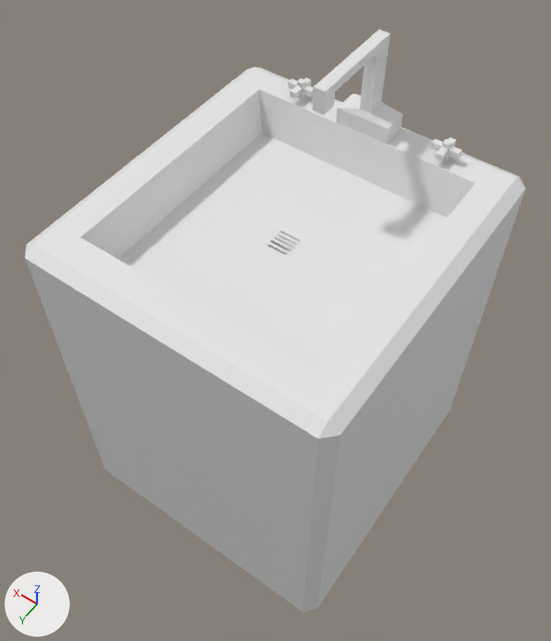
The Blender file Assets/Blender Files/kitchen_sink.blend: old version first, new version second.
The view is the same before and after, from a camera (50 mm lens) standing at (-2.53, 3.66, 7.83) and looking at (0.03, 0.07, 2.19). Lighting does not change. The marker at lower left points along +X, +Y and +Z.

Before the edit, the objects in view are built like this:
```python
me_cube_001 = bpy.data.meshes.new('Cube.001')
me_cube_001.from_pydata(...)  # 188 vertices, 170 faces; spans x -1.0..1.0, y -1.0..1.0, z -1.0..3.44
ob_cube = bpy.data.objects.new('Cube', me_cube_001)
ob_cube.location = (0.0, 0.0, 1.0)
ob_cube.scale = (1.45, 1.53, 1.0)
```
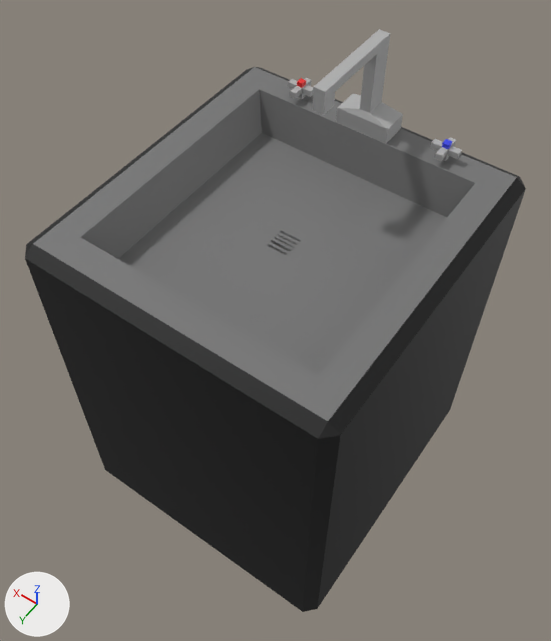
Where the change shows, as pixel boxes [x1, y1, x2, y2] in the pictures (551 x 641 px):
part 1 of me_cube_001, recoloured (grey to black): [25, 259, 318, 612] in both
part 2 of me_cube_001, recoloured (white to black): [25, 67, 519, 438] in both
part 3 of me_cube_001, recoloured (grey to black): [303, 189, 526, 612] in both
part 4 of me_cube_001, recoloured (grey to black): [318, 177, 526, 439] in both
part 5 of me_cube_001, recoloured (white to grey): [33, 67, 517, 421] in both
part 6 of me_cube_001, recoloured (white to grey): [288, 29, 462, 161] in both
part 7 of me_cube_001, recoloured: [297, 78, 306, 88] in both
part 8 of me_cube_001, recoloured: [442, 139, 452, 149] in both

The edits, one by one:
Material 'Cold' (mat_cold) is new.
Its base color is (0.0361, 0.054, 0.8) (blue #3542e7).
Material 'SinkBasin' (mat_sinkbasin) is new.
Its base color is (0.174, 0.174, 0.174) (grey #747474).
Material 'SinkBase' (mat_sinkbase) is new.
Its base color is (0.00308, 0.00308, 0.00308) (black #0a0a0a).
Material 'HandlesSpout' (mat_handlesspout) is new.
Its base color is (0.43, 0.43, 0.43) (grey #afafaf).
Material 'Hot' (mat_hot) is new.
Its base color is (0.8, 0.0183, 0.0183) (red #e72525).
me_cube_001 has 188 vertices, 170 faces and spans x -1.0..1.0, y -1.0..1.0, z -1.0..3.44.
me_cube_001 is used by ob_cube; location (0.0, 0.0, 1.0); scale (1.45, 1.53, 1.0).
me_cube_001 part 1: all 8 faces centred in x 0.0..1.0, y -1.0..1.0, z 0.75 switch from no material to mat_sinkbase (black #0a0a0a).
me_cube_001 part 2: all 8 faces centred in x 0.0..0.97, y -0.97..0.97, z 2.53..2.54 switch from no material to mat_sinkbase (black #0a0a0a).
me_cube_001 part 3: all 6 faces centred in x -1.0..-0.97, y -0.97..0.97, z 0.75 switch from no material to mat_sinkbase (black #0a0a0a).
me_cube_001 part 4: all 6 faces centred in x -0.97..-0.95, y -0.95..0.95, z 2.53..2.54 switch from no material to mat_sinkbase (black #0a0a0a).
me_cube_001 part 5: 48 of the faces centred in x -0.84..0.84, y -0.84..0.84, z 2.16..2.57 switch from no material to mat_sinkbasin (grey #747474).
me_cube_001 part 6: 80 of the faces centred in x -0.6..0.59, y -0.93..-0.29, z 2.56..3.44 switch from no material to mat_handlesspout (grey #afafaf).
me_cube_001 part 7: all 5 faces centred in x 0.48..0.52, y -0.87..-0.82, z 2.72..2.74 switch from no material to mat_hot (red #e72525).
me_cube_001 part 8: all 5 faces centred in x -0.53..-0.49, y -0.87..-0.82, z 2.72..2.74 switch from no material to mat_cold (blue #3542e7).
